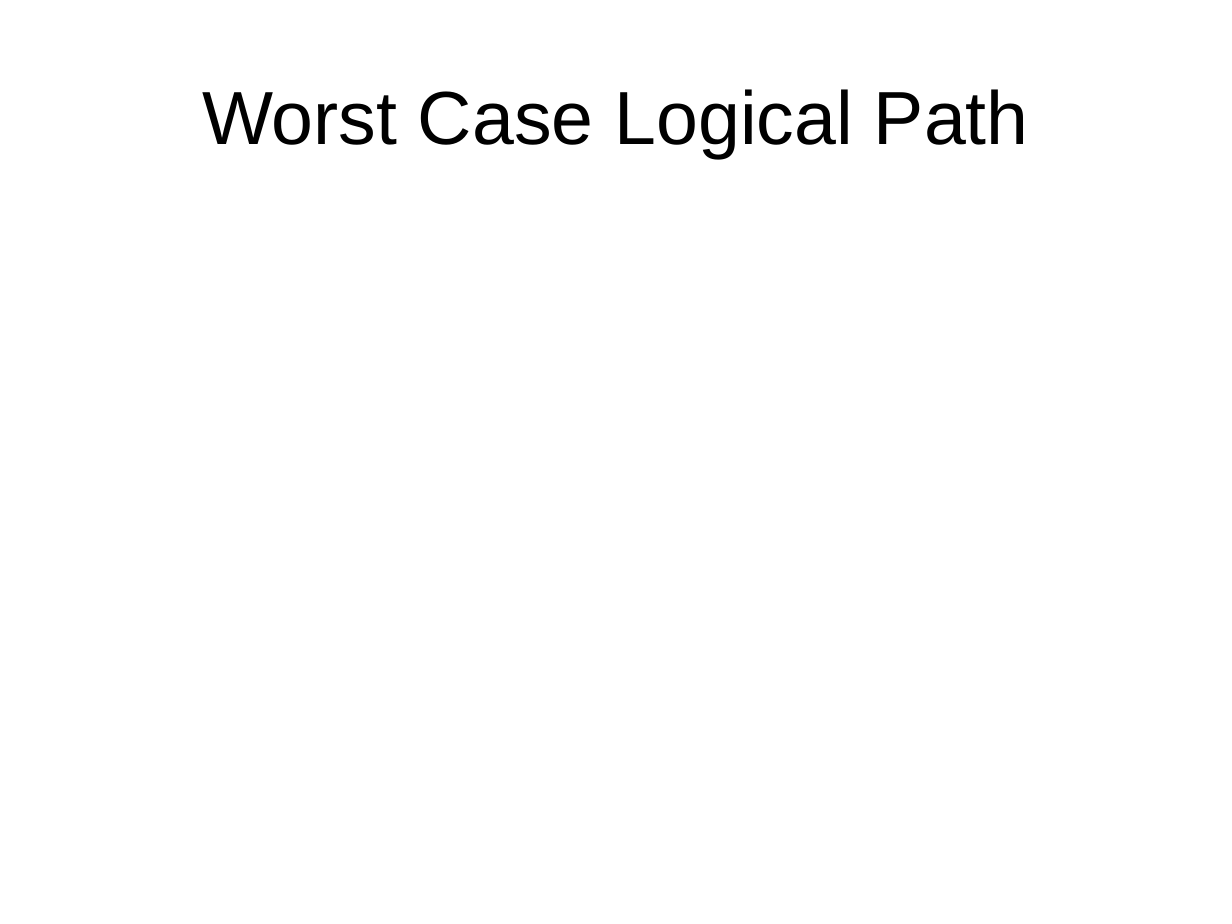
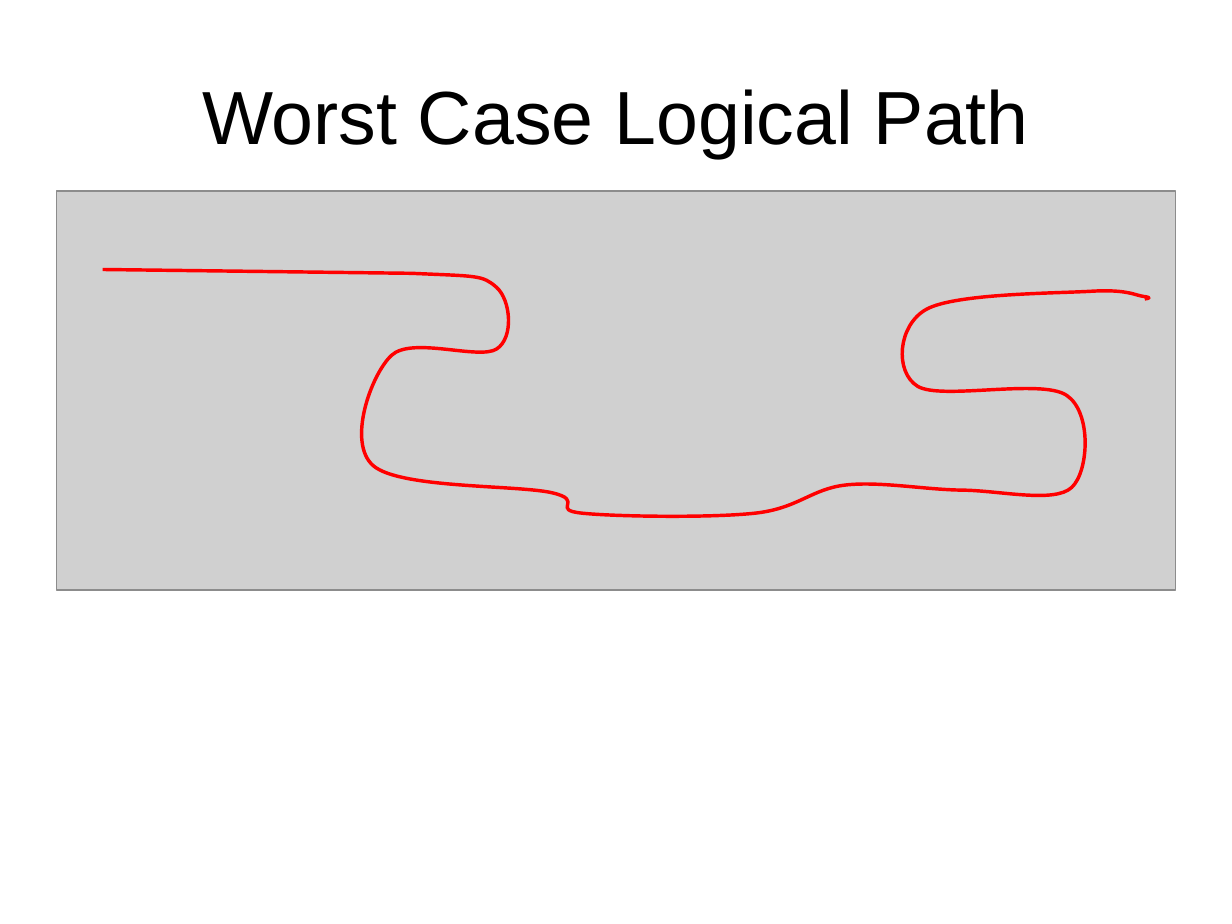
Before and after one commit to gouldj5/ru916175_2018, a slide deck: slide 17 of _seniorI/VLSI/_project/Gould - J-K Flip-Flop - Best.ppt (slide 14 before the commit). Drawn at 1232x924 pixels with LibreOffice and Linux fonts; fonts in the diff are those of the drawing; grey boxes stand for pictures. Boxes give left, top, right and bottom in pixels: in the first picture for what was removed or moved away, otherwise in the second. Text is boxed around its words. In the diff, an @@ line names an element or a change of style, - is before the commit and + after.

```diff
--- a/_seniorI/VLSI/_project/Gould - J-K Flip-Flop - Best.ppt
+++ b/_seniorI/VLSI/_project/Gould - J-K Flip-Flop - Best.ppt
@@ picture added at (x1=57, y1=191, x2=1175, y2=590) @@
@@ freeform shape added at (x1=102, y1=270, x2=1148, y2=516), outline #FF0000 2.01 pt @@
```
Also in this commit, not shown: 7 other slides changed, 3 slides added, 21 other files.
